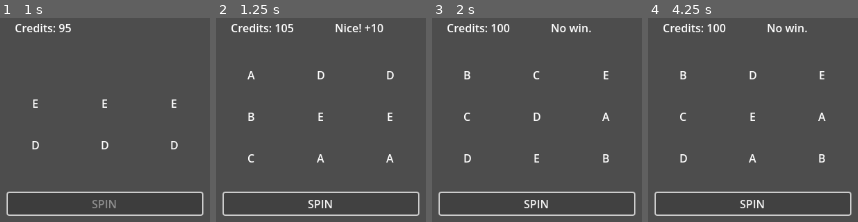
Above: before the commit, frames 1-4 (left to right).
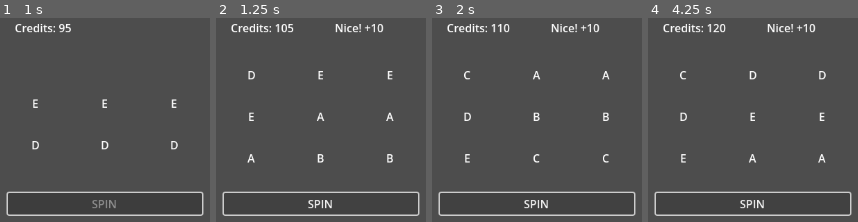
Above: after the commit, the same moments.

Repository: dimitrios-git/slotmachine
Game: Godot game, scene res://main.tscn
Two runs of this game, one before a commit and one after it. Both use one fixed random seed, a clock stepped at 60 frames per second and the inputs below.
Inputs:
- Up to frame 1 (1 s): click "SPIN" at 0.5 s
- Up to frame 2 (1.25 s): no input
- Up to frame 3 (2 s): click "SPIN" at 1.25 s
- Up to frame 4 (4.25 s): click "SPIN" at 2 s; tap Enter at 3.5 s

Frame 1 is identical in both runs. In frame 2, 0.9% of the frame differs, in the area x 14-85%, y 25-72%; in frame 3, 1.3%, in the area x 15-85%, y 2-72%; in frame 4, 1.1%.

Commit message:
refactor(slot): complete Phase 1 architecture cleanup
- Reels no longer self-randomize; spin() now receives a target symbol
- Added exported spin parameters (speed, slowdown, offsets)
- Reels discover rows dynamically and support variable row counts
- Main scene discovers reels via "slot_reel" group
- Evaluation logic now works with arbitrary reel counts
- Removes UI/layout dependencies from reel scripts

Diff:
--- a/main.gd
+++ b/main.gd
@@ -3,9 +3,7 @@
 var credits: int = 100
 var spin_cost: int = 5
 
-@onready var reel1 = $Reel1
-@onready var reel2 = $Reel2
-@onready var reel3 = $Reel3
+@onready var reels: Array = get_tree().get_nodes_in_group("slot_reel")
 
 @onready var spin_button: Button = $SpinButton
 @onready var credits_label: Label = $CreditsLabel
@@ -13,54 +11,79 @@
 
 var results: Array[String] = []
 
+
 func _ready():
+	print("======================")
+	print("DEBUG START")
+	print("Reels found:", reels)
+	for r in reels:
+		print(" - Reel:", r.name)
+	print("======================")
+
 	update_ui()
+	spin_button.pressed.connect(_on_spin_pressed)
 
-	# Connect button
-	spin_button.pressed.connect(_on_spin_button_pressed)
+	for reel in reels:
+		reel.spin_finished.connect(_on_reel_finished)
 
-	# Connect reel finished signals
-	reel1.spin_finished.connect(_on_reel_finished)
-	reel2.spin_finished.connect(_on_reel_finished)
-	reel3.spin_finished.connect(_on_reel_finished)
 
 func update_ui():
 	credits_label.text = "Credits: %d" % credits
 
-func _on_spin_button_pressed():
+
+func _on_spin_pressed():
+	print("SPIN PRESSED")
+	print("Credits:", credits, "Cost:", spin_cost)
+
 	if credits < spin_cost:
+		print("Not enough credits")
 		result_label.text = "Not enough credits!"
 		return
 
-	# Deduct cost
 	credits -= spin_cost
 	update_ui()
 	result_label.text = ""
-
-	# Disable button during spin
 	spin_button.disabled = true
-
-	# Prepare for new results
 	results.clear()
 
-	# Start all reels simultaneously
-	reel1.spin()
-	reel2.spin()
-	reel3.spin()
+	print("Spinning reels:", reels)
+
+	for reel in reels:
+		var symbol := random_symbol_for(reel)
+		print("Calling spin() on:", reel.name, "target =", symbol)
+		reel.spin(symbol)
+
+
+func random_symbol_for(reel) -> String:
+	return reel.symbols[randi() % reel.symbols.size()]
+
 
 func _on_reel_finished(symbol: String):
+	print("Reel finished with:", symbol)
 	results.append(symbol)
 
-	# When all 3 reels finished
-	if results.size() == 3:
-		evaluate_spin(results[0], results[1], results[2])
+	if results.size() == reels.size():
+		print("All reels finished:", results)
+		evaluate_spin(results)
 		spin_button.disabled = false
 
-func evaluate_spin(s1: String, s2: String, s3: String):
-	if s1 == s2 and s2 == s3:
+
+func evaluate_spin(symbols: Array[String]):
+	print("Evaluating:", symbols)
+
+	var counts := {}
+
+	for s in symbols:
+		counts[s] = (counts.get(s, 0) + 1)
+
+	var highest := 0
+	for k in counts.keys():
+		highest = max(highest, counts[k])
+
+	if highest >= 3:
 		credits += 50
 		result_label.text = "JACKPOT! +50"
-	elif s1 == s2 or s2 == s3 or s1 == s3:
+	elif highest == 2:
 		credits += 10
 		result_label.text = "Nice! +10"
 	else:
--- a/main.tscn
+++ b/main.tscn
@@ -6,19 +6,19 @@
 [node name="Main" type="Node2D"]
 script = ExtResource("1_0xm2m")
 
-[node name="Reel1" parent="." instance=ExtResource("1_ig7tw")]
+[node name="Reel1" parent="." groups=["slot_reel"] instance=ExtResource("1_ig7tw")]
 offset_left = 20.0
 offset_top = 80.0
 offset_right = 100.0
 offset_bottom = 260.0
 
-[node name="Reel2" parent="." instance=ExtResource("1_ig7tw")]
+[node name="Reel2" parent="." groups=["slot_reel"] instance=ExtResource("1_ig7tw")]
 offset_left = 120.0
 offset_top = 80.0
 offset_right = 200.0
 offset_bottom = 260.0
 
-[node name="Reel3" parent="." instance=ExtResource("1_ig7tw")]
+[node name="Reel3" parent="." groups=["slot_reel"] instance=ExtResource("1_ig7tw")]
 offset_left = 220.0
 offset_top = 80.0
 offset_right = 300.0
--- a/reel.gd
+++ b/reel.gd
@@ -2,53 +2,64 @@
 
 signal spin_finished(symbol: String)
 
-const SYMBOLS: Array[String] = ["A", "B", "C", "D", "E"]
-const ROW_HEIGHT: float = 60.0
-const SPIN_SPEED: float = 900.0   # px/sec
-const SLOWDOWN_DISTANCE: float = 240.0   # when to start slowing down
-const FINAL_STOP_OFFSET: float = 60.0    # how far we go after slowdown
+@export var symbols: Array[String] = ["A", "B", "C", "D", "E"]
+
+@export var spin_speed: float = 900.0
+@export var slowdown_distance: float = 240.0
+@export var final_stop_offset: float = 60.0
 
 @onready var container: Control = $Container
-@onready var rows := [
-	$Container/Row0,
-	$Container/Row1,
-	$Container/Row2
-]
+@onready var rows: Array[Control] = []
 
-var spinning := false
+var row_height: float
+var spinning: bool = false
 var target_symbol: String = ""
-var symbol_index := 0
+var symbol_index: int = 0
+
 
 func _ready():
 	randomize()
-	# assign random starting symbols
+
+	# Dynamically find all row nodes (strictly Control only)
+	rows.clear()
+	for child in container.get_children():
+		if child is Control:
+			rows.append(child)
+
+	if rows.is_empty():
+		push_error("Reel has no valid row nodes!")
+		return
+
+	row_height = rows[0].size.y
+
+	# Initialize with random symbols
 	for r in rows:
-		r.text = SYMBOLS[randi() % SYMBOLS.size()]
+		r.text = symbols[randi() % symbols.size()]
 
 
-func spin():
+func spin(symbol: String):
 	if spinning:
 		return
 
 	spinning = true
-	target_symbol = SYMBOLS[randi() % SYMBOLS.size()]
-
-	# run the spinning in a coroutine
+	target_symbol = symbol
 	_run_spin()
 
 
 func _run_spin() -> void:
-	var distance_spun := 0.0
+	var moved := 0.0
 
-	while distance_spun < SLOWDOWN_DISTANCE:
+	# --- Fast phase ---
+	while moved < slowdown_distance:
 		var delta := get_process_delta_time()
-		_move_rows(SPIN_SPEED * delta)
-		distance_spun += SPIN_SPEED * delta
+		var step := spin_speed * delta
+		_move_rows(step)
+		moved += step
 		await get_tree().process_frame
 
-	# Slow down
-	var slow_speed := SPIN_SPEED / 4.0
-	var remaining := FINAL_STOP_OFFSET
+	# --- Slow final approach ---
+	var slow_speed := spin_speed * 0.25
+	var remaining := final_stop_offset
 
 	while remaining > 0:
 		var delta := get_process_delta_time()
@@ -57,39 +68,37 @@
 		remaining -= step
 		await get_tree().process_frame
 
-	# snap nearest symbol into center
-	_force_center_symbol(target_symbol)
+	# --- Hard align to target ---
+	_set_center_symbol(target_symbol)
 
 	spinning = false
 	emit_signal("spin_finished", target_symbol)
 
 
 func _move_rows(distance: float) -> void:
-	# move all rows downward
+	var total_height := row_height * rows.size()
+
+	# Move rows down
 	for r in rows:
 		r.position.y += distance
 
-	# recycle rows going outside bottom
+	# Wrap any row exiting the bottom
 	for r in rows:
-		if r.position.y >= ROW_HEIGHT * 3:
-			r.position.y -= ROW_HEIGHT * 3
-			# Assign new random symbol
-			symbol_index = (symbol_index + 1) % SYMBOLS.size()
-			r.text = SYMBOLS[symbol_index]
+		if r.position.y >= total_height:
+			r.position.y -= total_height
+			symbol_index = (symbol_index + 1) % symbols.size()
+			r.text = symbols[symbol_index]
 
 
-func _force_center_symbol(symbol: String) -> void:
-	# Assign exactly 3 rows:
-	# above, center, below
-	var idx := SYMBOLS.find(symbol)
-	var above := SYMBOLS[(idx - 1 + SYMBOLS.size()) % SYMBOLS.size()]
-	var below := SYMBOLS[(idx + 1) % SYMBOLS.size()]
+func _set_center_symbol(symbol: String) -> void:
+	var idx := symbols.find(symbol)
+	if idx == -1:
+		idx = 0
 
-	rows[0].text = above
-	rows[1].text = symbol   # center row
-	rows[2].text = below
+	var center := rows.size() / 2
 
-	# Set perfect row positions
-	rows[0].position.y = 0
-	rows[1].position.y = ROW_HEIGHT
-	rows[2].position.y = ROW_HEIGHT * 2
+	# Align each row to proper symbol
+	for i in range(rows.size()):
+		var sym_idx := (idx + (i - center) + symbols.size()) % symbols.size()
+		rows[i].text = symbols[sym_idx]
+		rows[i].position.y = row_height * i
